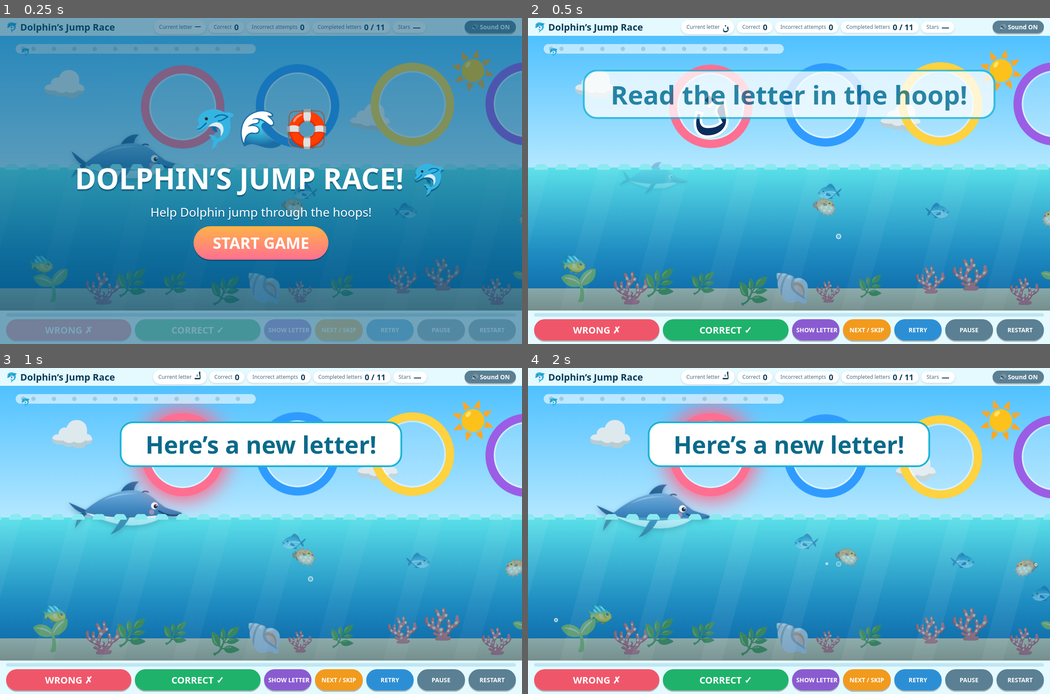
Above: before the commit, frames 1-4 (two rows, left to right).
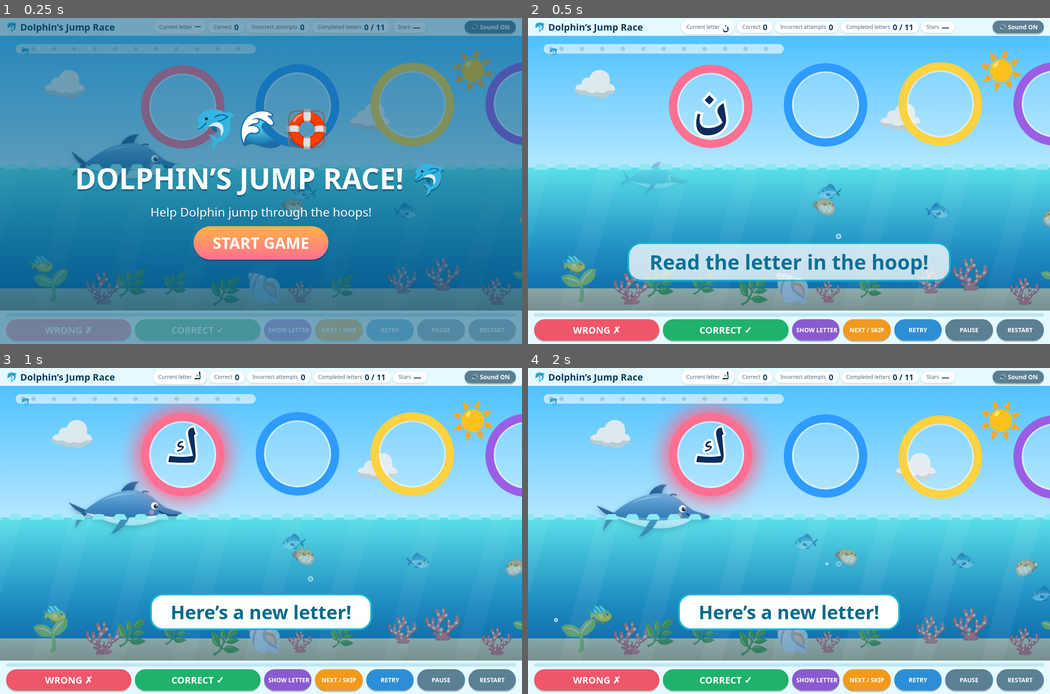
Above: after the commit, the same moments.

Repository: nourhanali237/dolphin-game
Game: browser game, page index.html
Same seed, same stepped clock (60 frames per second), same inputs: the game is played once before the commit and once after it.
Inputs (mouse positions are in pixels of both pictures, inside the frame that each line leads up to):
- Up to frame 1 (0.25 s): no input
- Up to frame 2 (0.5 s): click "START GAME" at 0.27 s
- Up to frame 3 (1 s): click "NEXT / SKIP" at 0.52 s
- Up to frame 4 (2 s): click "SHOW LETTER" at 1.27 s; click (789, 524) at 1.87 s

Frame 1 is identical in both runs. In frame 2, 19% of the frame differs, in the area x 10-90%, y 15-81%; in frame 3, 12%; in frame 4, 12%.

Commit message:
Change #msg position and font size in index.html
Updated the position and styling of the message element.

Diff:
--- a/index.html
+++ b/index.html
@@ -42,7 +42,7 @@
 .track{left:3%;top:3%;width:46%;height:max(3.4cqh,22px);background:rgba(255,255,255,.6);border-radius:20px;z-index:20;display:flex;justify-content:space-between;align-items:center;padding:0 3%}
 .track i{width:10px;height:10px;border-radius:50%;background:#9ccbe0}.track i.on{background:#ffb300;box-shadow:0 0 6px #ffb300}
 #mk{position:absolute;top:50%;font-size:max(2.6cqh,18px);transform:translate(-50%,-55%);transition:left 1s;font-style:normal}
-#msg{left:50%;top:13%;transform:translateX(-50%);z-index:20;background:#fff;color:#0a6a8a;border:4px solid #19b5d6;border-radius:30px;padding:.2em 1em;font-weight:800;font-size:min(4.6cqw,10cqh);opacity:0;pointer-events:none;white-space:nowrap}
+#msg{left:50%;bottom:11%;top:auto;transform:translateX(-50%);z-index:20;background:#fff;color:#0a6a8a;border:4px solid #19b5d6;border-radius:30px;padding:.2em 1em;font-weight:800;font-size:min(3.6cqw,8cqh);opacity:0;pointer-events:none;white-space:nowrap}
 #msg.bad{border-color:#ff9f1c;color:#9a5200}#msg.show{animation:pop .5s forwards}
 @keyframes pop{0%{opacity:0;transform:translateX(-50%) scale(.5)}60%{transform:translateX(-50%) scale(1.1)}100%{opacity:1;transform:translateX(-50%) scale(1)}}
 .fx{z-index:30;font-size:3cqw;pointer-events:none}
